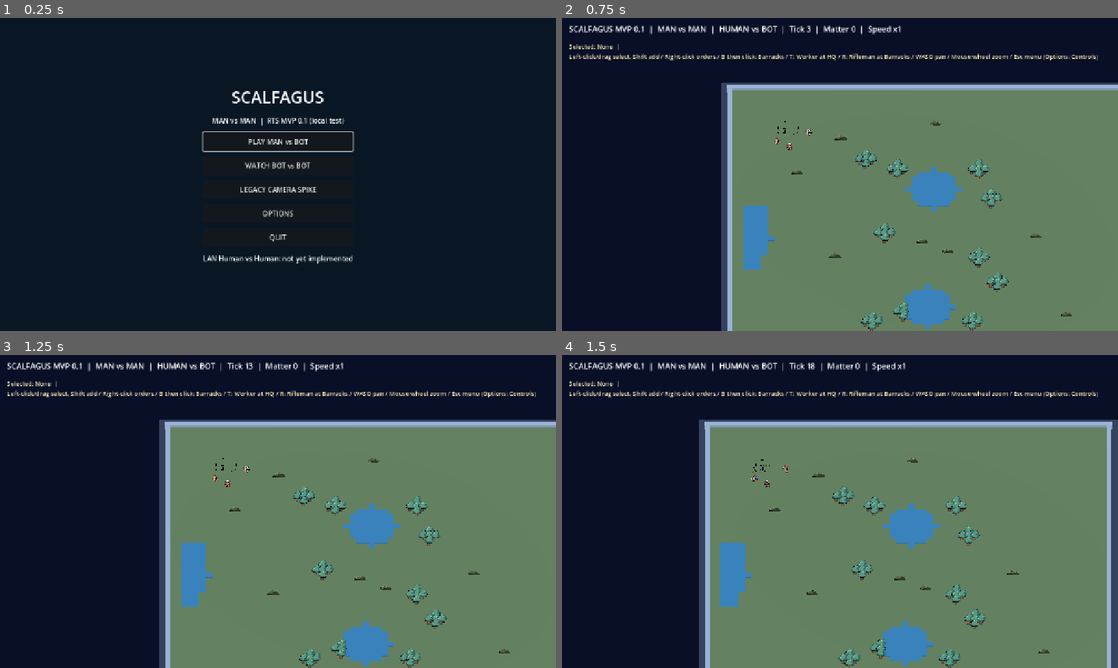
Above: before the commit, frames 1-4 (two rows, left to right).
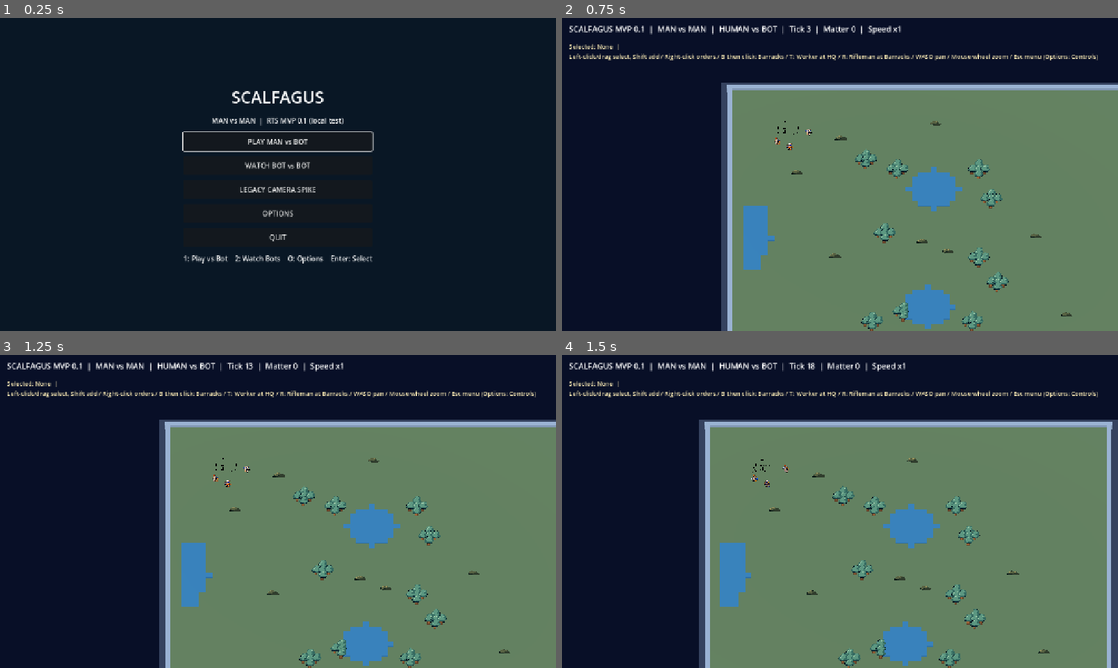
Above: after the commit, the same moments.

Repository: roktiw/scalfagus
Game: Godot game, scene res://scenes/menu.tscn
Same seed, same stepped clock (60 frames per second), same inputs: the game is played once before the commit and once after it.
Inputs (mouse positions are in pixels of both pictures, inside the frame that each line leads up to):
- Up to frame 1 (0.25 s): no input
- Up to frame 2 (0.75 s): click "PLAY MAN vs BOT" at 0.5 s
- Up to frame 3 (1.25 s): no input
- Up to frame 4 (1.5 s): tap Enter at 1.25 s; move the mouse to (962, 495) at 1.27 s; hold D (rts_pan_right) from 1.28 s (still down); tap 1 at 1.35 s; click (962, 495) at 1.42 s

The runs differ from the first frame. In frame 1, 1.1% of the frame differs, in the area x 32-68%, y 32-79%; in frame 2, nothing differs; in frame 3, nothing differs; in frame 4, nothing differs.

Commit message:
fix(menu): add keyboard shortcuts and focused native buttons for reliable one-player entry

Diff:
--- a/apps/game/scripts/menu.gd
+++ b/apps/game/scripts/menu.gd
@@ -87,7 +87,7 @@
 
     back_button = _add_button(options_panel, "BACK", _close_options)
     footer = Label.new()
-    footer.text = "LAN Human vs Human: not yet implemented"
+    footer.text = "1: Play vs Bot    2: Watch Bots    O: Options    Enter: Select"
     footer.horizontal_alignment = HORIZONTAL_ALIGNMENT_CENTER
     stack.add_child(footer)
     get_viewport().size_changed.connect(_update_layout)
@@ -177,5 +177,23 @@
         return
     get_window().mode = Window.MODE_FULLSCREEN if enabled else Window.MODE_WINDOWED
 
+# Keyboard fallback is intentionally independent of mouse and Keychain
+# gameplay shortcuts. Enter/Space also activate the focused native Button.
+func _unhandled_key_input(event: InputEvent) -> void:
+    if not (event is InputEventKey) or not event.pressed or event.echo:
+        return
+    if event.keycode == KEY_ESCAPE and options_panel.visible:
+        _close_options()
+        get_viewport().set_input_as_handled()
+    elif not options_panel.visible and event.keycode == KEY_1:
+        _start_mirror_vs_bot()
+        get_viewport().set_input_as_handled()
+    elif not options_panel.visible and event.keycode == KEY_2:
+        _start_mirror_bots()
+        get_viewport().set_input_as_handled()
+    elif not options_panel.visible and event.keycode == KEY_O:
+        _open_options()
+        get_viewport().set_input_as_handled()
+
 func _quit() -> void:
     get_tree().quit()
